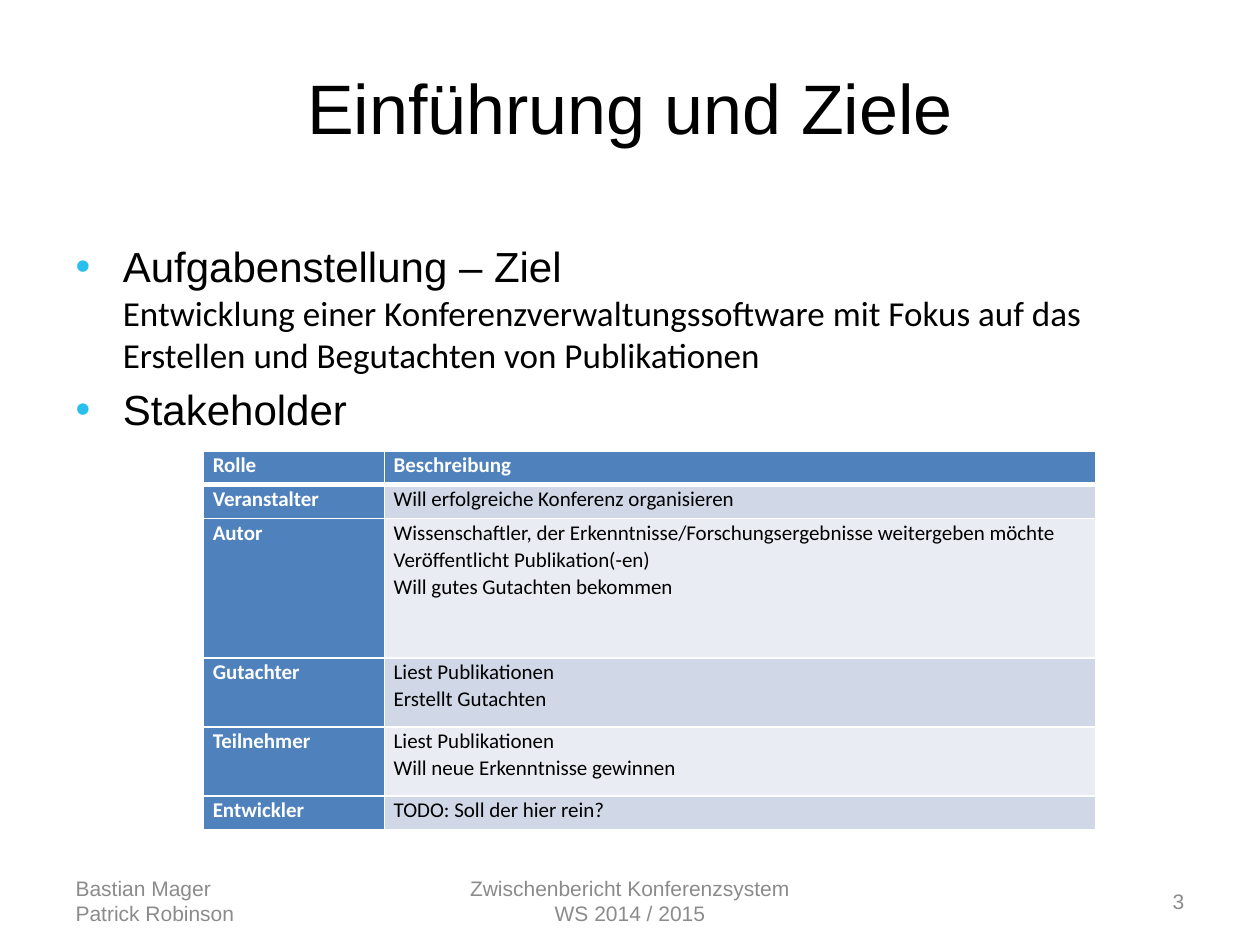
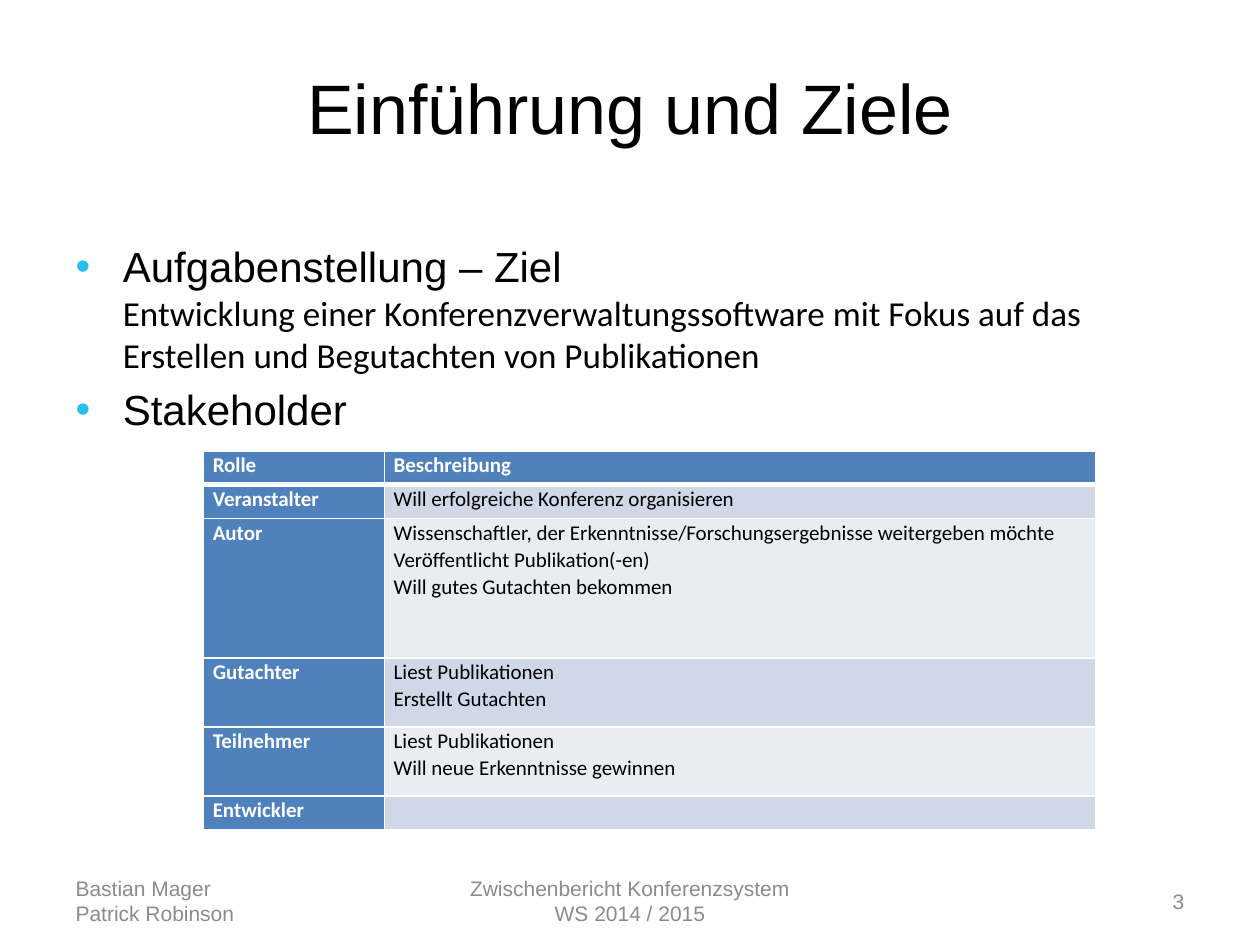
Before and after one commit to autarchprinceps/Conference-System, a slide deck: slide 3 of Documentation/Zwischenbericht.pptx. Drawn at 1260x945 pixels with LibreOffice and Linux fonts; fonts in the diff are those of the drawing. Boxes give left, top, right and bottom in pixels: in the first picture for what was removed or moved away, otherwise in the second. Text is boxed around its words. In the diff, an @@ line names an element or a change of style, - is before the commit and + after.

```diff
--- a/Documentation/Zwischenbericht.pptx
+++ b/Documentation/Zwischenbericht.pptx
@@ table at box(203, 451, 1095, 830) @@
-row 6, column 2: TODO: Soll der hier rein?
+row 6, column 2: 
```
Also in this commit, not shown: 3 other slides changed, 1 slide added, 2 slides removed, 1 other file.
